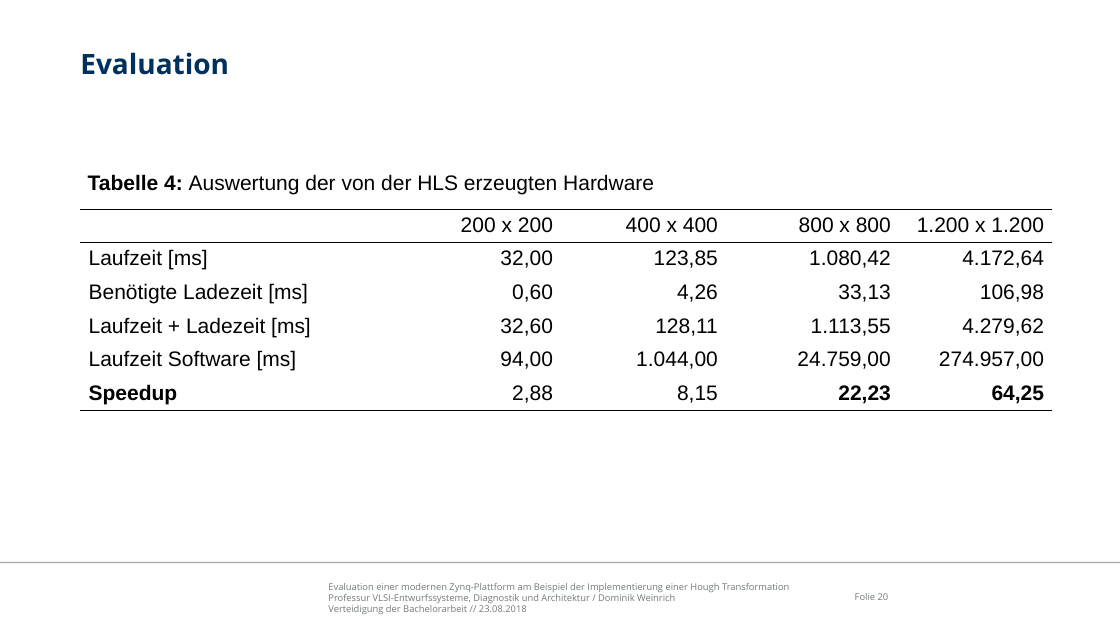
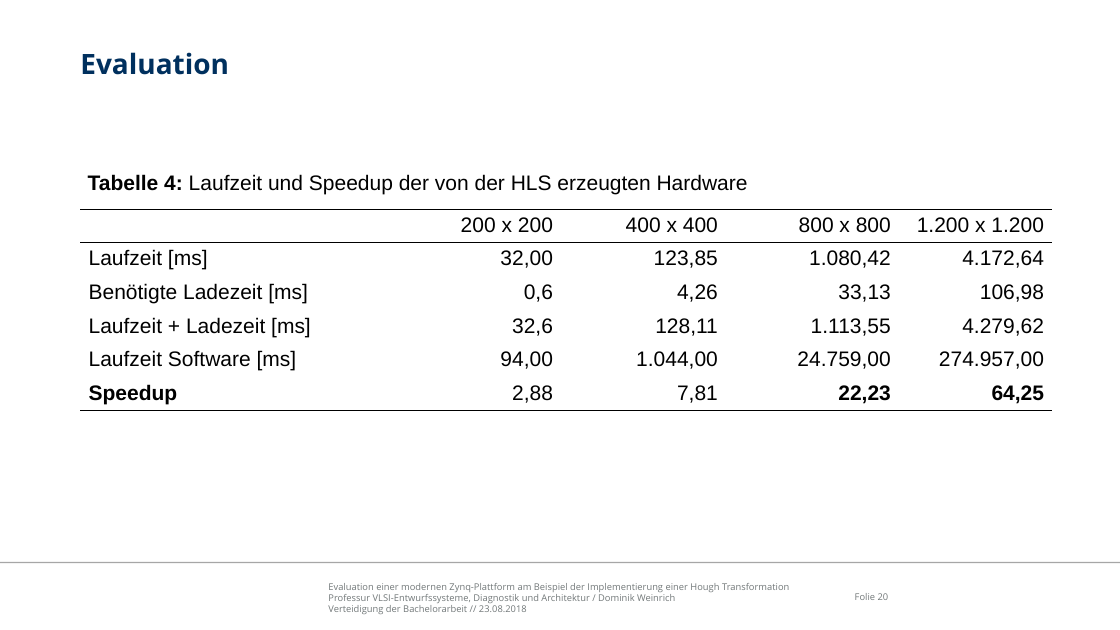
Before and after one commit to freeDom-/hough, a slide deck: slide 20 of Verteidigung/Verteidigung.odp. Drawn at 1120x630 pixels with LibreOffice and Linux fonts; fonts in the diff are those of the drawing; background and template pictures are left out. Boxes give left, top, right and bottom in pixels: in the first picture for what was removed or moved away, otherwise in the second. Text is boxed around its words. In the diff, an @@ line names an element or a change of style, - is before the commit and + after.

```diff
--- a/Verteidigung/Verteidigung.odp
+++ b/Verteidigung/Verteidigung.odp
@@ text at (88, 174, 748, 194): text changed @@
-Tabelle 4: Auswertung der von der HLS erzeugten Hardware
+Tabelle 4: Laufzeit und Speedup der von der HLS erzeugten Hardware
@@ table at (81, 209, 1052, 411) @@
-row 3, column 2: 0,60
+row 3, column 2: 0,6
-row 4, column 2: 32,60
+row 4, column 2: 32,6
-row 6, column 3: 8,15
+row 6, column 3: 7,81
```
Also in this commit, not shown: 5 other slides changed, 6 slides added, 2 slides removed, 1 other file.
